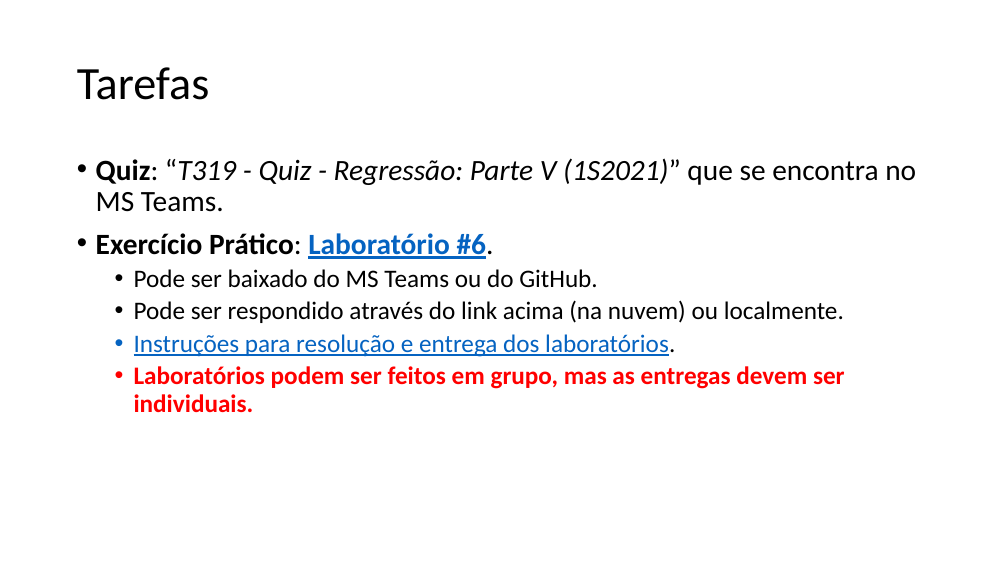
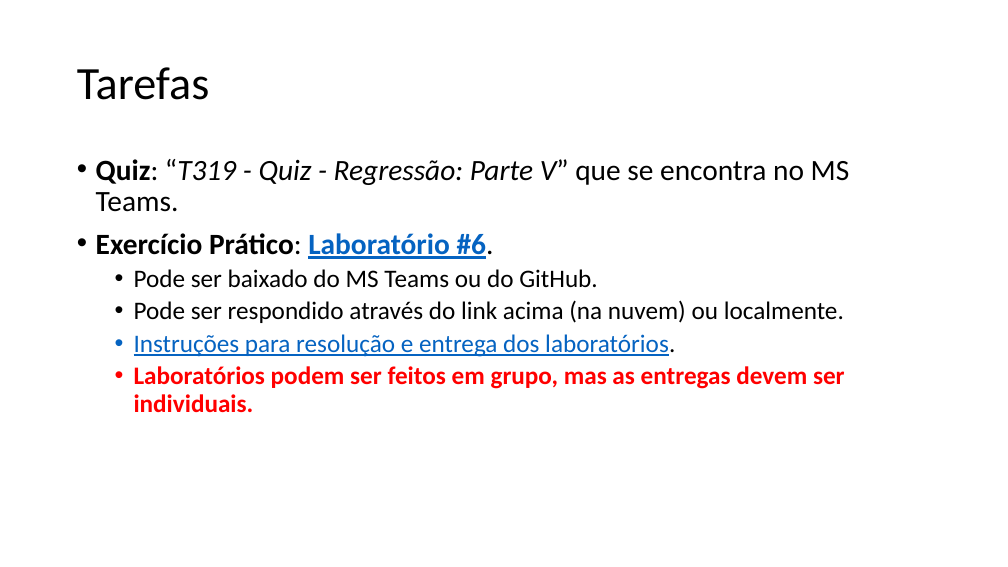
Before and after one commit to zz4fap/t319_aprendizado_de_maquina, a slide deck: slide 13 of slides/T319_Regressão_Linear (Parte V).pptx. Drawn at 1008x567 pixels with LibreOffice and Linux fonts; fonts in the diff are those of the drawing. Boxes give left, top, right and bottom in pixels: in the first picture for what was removed or moved away, otherwise in the second. Text is boxed around its words. In the diff, an @@ line names an element or a change of style, - is before the commit and + after.

```diff
--- a/slides/T319_Regressão_Linear (Parte V).pptx
+++ b/slides/T319_Regressão_Linear (Parte V).pptx
@@ text at (96, 159, 850, 212): text changed; italic off @@
-• Quiz: “T319 - Quiz - Regressão: Parte V (1S2021)” que se encontra no MS Teams.
+• Quiz: “T319 - Quiz - Regressão: Parte V” que se encontra no MS Teams.
```
Also in this commit, not shown: 12 other files.
